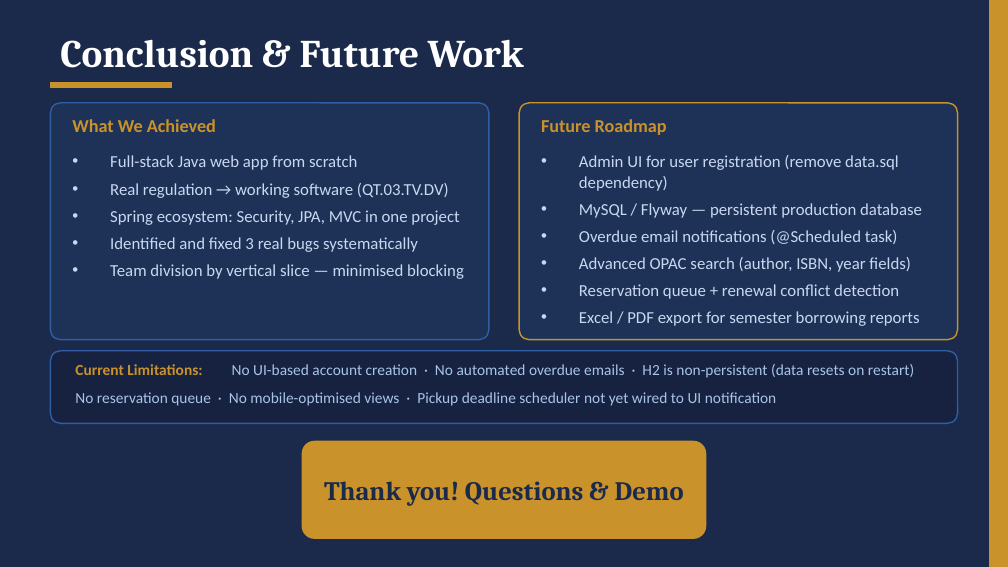
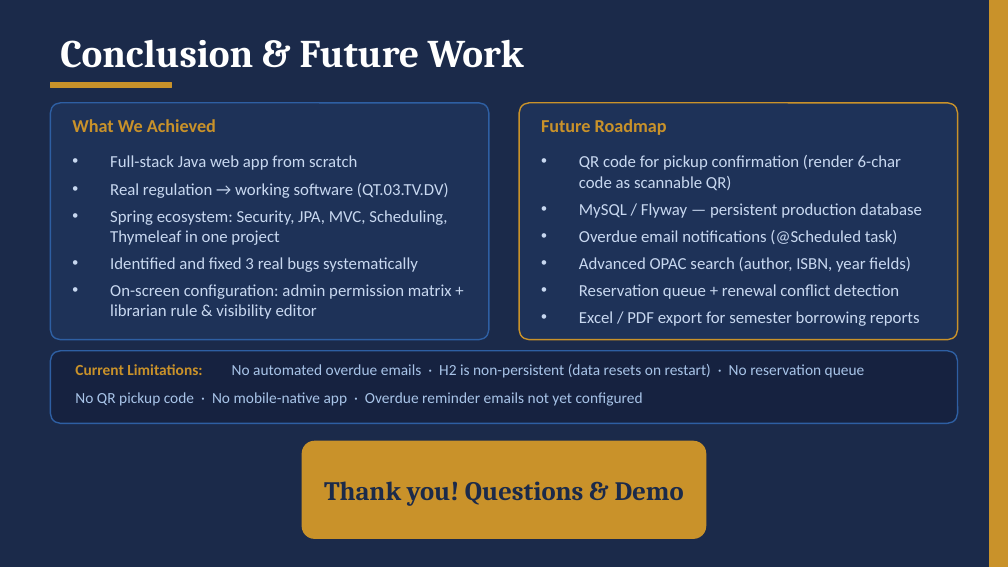
Before and after one commit to tuyenpham2409/library-management, a slide deck: slide 17 of FinalPresentation_LibraryManagement.pptx. Drawn at 1008x567 pixels with LibreOffice and Linux fonts; fonts in the diff are those of the drawing. Boxes give left, top, right and bottom in pixels: in the first picture for what was removed or moved away, otherwise in the second. Text is boxed around its words. In the diff, an @@ line names an element or a change of style, - is before the commit and + after.

```diff
--- a/FinalPresentation_LibraryManagement.pptx
+++ b/FinalPresentation_LibraryManagement.pptx
@@ text at bbox=[579, 155, 901, 190]: text changed @@
-• Admin UI for user registration (remove data.sql dependency)
+• QR code for pickup confirmation (render 6-char code as scannable QR)
@@ text at bbox=[110, 210, 447, 245]: text changed @@
-• Spring ecosystem: Security, JPA, MVC in one project
+• Spring ecosystem: Security, JPA, MVC, Scheduling, Thymeleaf in one project
@@ text at bbox=[110, 284, 452, 319]: text changed @@
-• Team division by vertical slice — minimised blocking
+• On-screen configuration: admin permission matrix + librarian rule & visibility editor
@@ text at bbox=[232, 364, 865, 378]: text changed @@
-No UI-based account creation · No automated overdue emails · H2 is non-persistent (data resets on restart)
+No automated overdue emails · H2 is non-persistent (data resets on restart) · No reservation queue
@@ text at bbox=[75, 392, 643, 406]: text changed @@
-No reservation queue · No mobile-optimised views · Pickup deadline scheduler not yet wired to UI notification
+No QR pickup code · No mobile-native app · Overdue reminder emails not yet configured
```
Also in this commit, not shown: 11 other slides changed, 2 other files.
